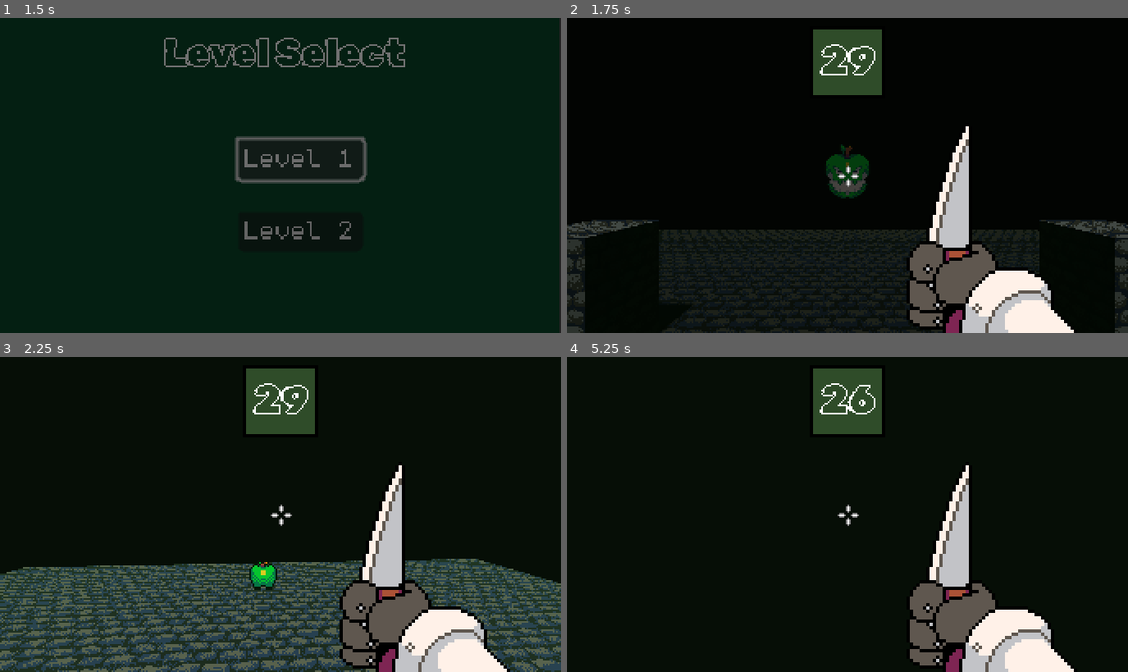
Above: before the commit, frames 1-4 (two rows, left to right).
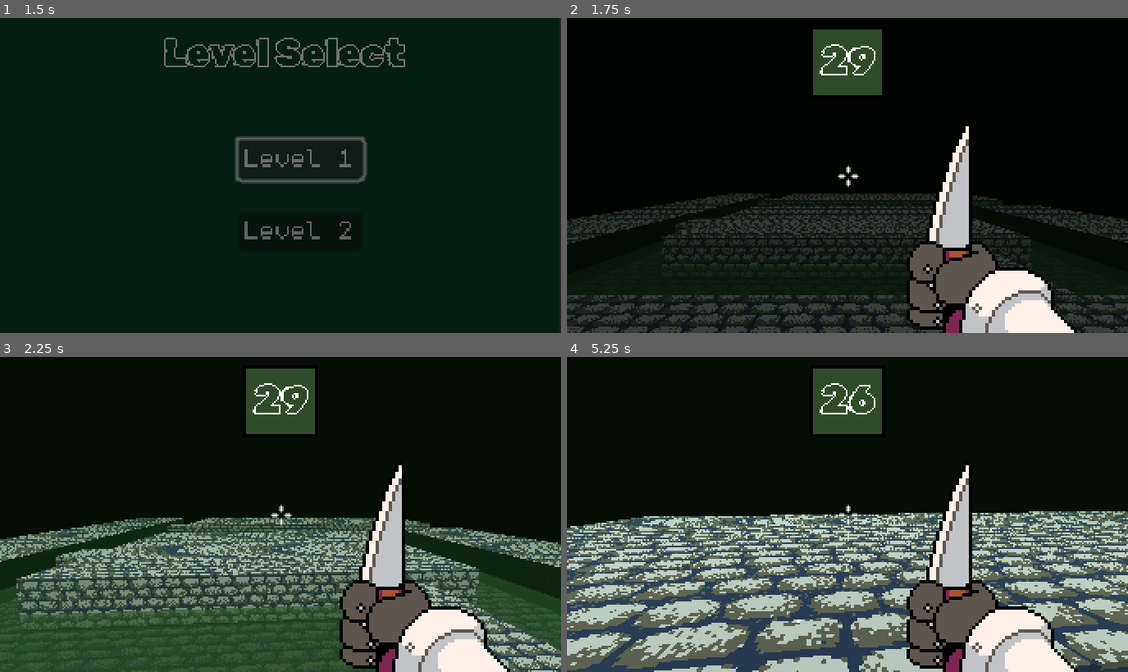
Above: after the commit, the same moments.

Repository: svilinskis1/magic-maker-game
Game: Godot game, scene res://scenes/title.tscn
The game is run twice, just before and just after one commit, with the same random seed, the same clock (stepped at 60 frames per second) and the same inputs.
Inputs (mouse positions are in pixels of both pictures, inside the frame that each line leads up to):
- Up to frame 1 (1.5 s): click "Play" at 0.5 s; click "Level 1" at 1.25 s
- Up to frame 2 (1.75 s): no input
- Up to frame 3 (2.25 s): tap Enter (ui_accept) at 2 s; move the mouse to (308, 514) at 2.02 s; hold W (forward) from 2.03 s (still down); click (308, 514) at 2.1 s
- Up to frame 4 (5.25 s): keep holding W (forward); tap Space (jump) at 2.27, 3.02, 4.52 s; move the mouse to (819, 514) at 2.77 s; click (819, 514) at 2.85 s; move the mouse to (858, 508) at 3.52 s; click (858, 508) at 3.6 s; move the mouse to (841, 520) at 4.27 s; click (841, 520) at 4.35 s; tap Enter (ui_accept) at 5 s; move the mouse to (886, 517) at 5.02 s; click (886, 517) at 5.1 s

Frame 1 is identical in both runs. In frame 2, 11% of the frame differs, in the area x 0-100%, y 40-100%; in frame 3, 33%; in frame 4, 42%, in the area x 0-100%, y 48-100%.

Commit message:
Level design + enemy spawners

Diff:
--- a/scenes/apple.tscn
+++ b/scenes/apple.tscn
@@ -8,6 +8,8 @@
 height = 1.01449
 
 [node name="Apple" type="CharacterBody3D"]
+collision_layer = 2
+collision_mask = 3
 script = ExtResource("1_ng8ap")
 
 [node name="CollisionShape3D" type="CollisionShape3D" parent="."]
@@ -15,9 +17,10 @@
 shape = SubResource("CapsuleShape3D_mtiy4")
 
 [node name="Area3D" type="Area3D" parent="."]
+transform = Transform3D(1, 0, 0, 0, 1, 0, 0, 0, 1, 0, 1, 0)
 
 [node name="CollisionArea" type="CollisionShape3D" parent="Area3D"]
-transform = Transform3D(1, 0, 0, 0, 1, 0, 0, 0, 1, -0.00766087, 1.09658, 0)
+transform = Transform3D(1, 0, 0, 0, 1, 0, 0, 0, 1, -0.00766087, 0.09658, 0)
 shape = SubResource("CapsuleShape3D_mtiy4")
 
 [node name="Sprite3D" type="Sprite3D" parent="."]
@@ -25,3 +28,5 @@
 billboard = 2
 texture_filter = 0
 texture = ExtResource("2_h7agl")
+
+[connection signal="area_entered" from="Area3D" to="." method="_on_area_3d_area_entered"]
--- a/scenes/level1.tscn
+++ b/scenes/level1.tscn
@@ -1,40 +1,20 @@
-[gd_scene load_steps=18 format=3 uid="uid://ikktrcdsgqui"]
+[gd_scene load_steps=14 format=3 uid="uid://ikktrcdsgqui"]
 
 [ext_resource type="Script" path="res://scripts/level1.gd" id="1_ejo2c"]
 [ext_resource type="PackedScene" uid="uid://ba6uwlxv4j5ev" path="res://scenes/player.tscn" id="1_p6diu"]
 [ext_resource type="PackedScene" uid="uid://cfubs5p3vky71" path="res://scenes/apple.tscn" id="2_3aokm"]
-[ext_resource type="Texture2D" uid="uid://djw77ikaw55jc" path="res://assets/textures/floor.png" id="3_614ur"]
 [ext_resource type="PackedScene" uid="uid://vrewddidrnvg" path="res://scenes/spaghetti.tscn" id="4_0uv3y"]
-[ext_resource type="Texture2D" uid="uid://tba8at7sr3kg" path="res://assets/textures/wall.png" id="4_capob"]
 [ext_resource type="FontFile" uid="uid://daskbkbie80jl" path="res://assets/fonts/RubikDoodleShadow-Regular.ttf" id="5_7nx4w"]
+[ext_resource type="PackedScene" uid="uid://lf7r3yksicqd" path="res://scenes/spawner.tscn" id="6_abxav"]
+[ext_resource type="PackedScene" uid="uid://cw63v4bgeton" path="res://scenes/level_plane.tscn" id="8_n16yl"]
+[ext_resource type="PackedScene" uid="uid://cesvyf17crp58" path="res://scenes/water.tscn" id="9_aeb3c"]
+[ext_resource type="PackedScene" uid="uid://8jsq7rinl8av" path="res://scenes/level_cube.tscn" id="9_towi5"]
 
-[sub_resource type="StandardMaterial3D" id="StandardMaterial3D_kwuwi"]
-albedo_texture = ExtResource("3_614ur")
-uv1_scale = Vector3(20, 20, 20)
-texture_filter = 0
+[sub_resource type="PlaneMesh" id="PlaneMesh_ncie2"]
 
-[sub_resource type="PlaneMesh" id="PlaneMesh_842up"]
-material = SubResource("StandardMaterial3D_kwuwi")
+[sub_resource type="StandardMaterial3D" id="StandardMaterial3D_5e7kx"]
 
-[sub_resource type="StandardMaterial3D" id="StandardMaterial3D_op2ua"]
-albedo_texture = ExtResource("4_capob")
-uv1_scale = Vector3(4, 4, 4)
-texture_filter = 0
-
-[sub_resource type="BoxMesh" id="BoxMesh_et1rb"]
-material = SubResource("StandardMaterial3D_op2ua")
-
-[sub_resource type="BoxShape3D" id="BoxShape3D_do27a"]
-
-[sub_resource type="ConcavePolygonShape3D" id="ConcavePolygonShape3D_fdogv"]
-data = PackedVector3Array(-0.5, 0.5, 0.5, 0.5, 0.5, 0.5, -0.5, -0.5, 0.5, 0.5, 0.5, 0.5, 0.5, -0.5, 0.5, -0.5, -0.5, 0.5, 0.5, 0.5, -0.5, -0.5, 0.5, -0.5, 0.5, -0.5, -0.5, -0.5, 0.5, -0.5, -0.5, -0.5, -0.5, 0.5, -0.5, -0.5, 0.5, 0.5, 0.5, 0.5, 0.5, -0.5, 0.5, -0.5, 0.5, 0.5, 0.5, -0.5, 0.5, -0.5, -0.5, 0.5, -0.5, 0.5, -0.5, 0.5, -0.5, -0.5, 0.5, 0.5, -0.5, -0.5, -0.5, -0.5, 0.5, 0.5, -0.5, -0.5, 0.5, -0.5, -0.5, -0.5, 0.5, 0.5, 0.5, -0.5, 0.5, 0.5, 0.5, 0.5, -0.5, -0.5, 0.5, 0.5, -0.5, 0.5, -0.5, 0.5, 0.5, -0.5, -0.5, -0.5, 0.5, 0.5, -0.5, 0.5, -0.5, -0.5, -0.5, 0.5, -0.5, 0.5, 0.5, -0.5, -0.5, -0.5, -0.5, -0.5)
-
-[sub_resource type="BoxShape3D" id="BoxShape3D_cdair"]
-
-[sub_resource type="BoxShape3D" id="BoxShape3D_6fspp"]
-
-[sub_resource type="BoxShape3D" id="BoxShape3D_1utch"]
-size = Vector3(2.03889, 0.0736015, 2.04815)
+[sub_resource type="StandardMaterial3D" id="StandardMaterial3D_ll377"]
 
 [sub_resource type="Environment" id="Environment_mfeqm"]
 background_mode = 1
@@ -48,59 +28,73 @@
 script = ExtResource("1_ejo2c")
 
 [node name="Player" parent="." instance=ExtResource("1_p6diu")]
-
-[node name="apple" parent="." instance=ExtResource("2_3aokm")]
-transform = Transform3D(1, 0, 0, 0, 1, 0, 0, 0, 1, 0, 0.5, -4.34081)
-
-[node name="spaghetti" parent="." instance=ExtResource("4_0uv3y")]
-transform = Transform3D(1, 0, 0, 0, 1, 0, 0, 0, 1, 3.48578, 0, 0)
+transform = Transform3D(1, 0, 0, 0, 1, 0, 0, 0, 1, 0, 1.09937, 7.13078)
 
 [node name="Environment" type="Node3D" parent="."]
 
-[node name="Ground" type="MeshInstance3D" parent="Environment"]
-transform = Transform3D(5.34541, 0, 0, 0, 1, 0, 0, 0, 5.91647, 0, 0, 0)
-mesh = SubResource("PlaneMesh_842up")
+[node name="LevelPlane" parent="Environment" instance=ExtResource("8_n16yl")]
+transform = Transform3D(10, 0, 0, 0, 1, 0, 0, 0, 10, 0, 0, 0)
+skeleton = NodePath("../..")
 
-[node name="MeshInstance3D" type="MeshInstance3D" parent="Environment/Ground"]
-transform = Transform3D(-0.119717, 0, 0, 0, 1.18101, 0, 0, 0, 0.0931266, -0.396511, 0.517344, -0.28377)
-mesh = SubResource("BoxMesh_et1rb")
+[node name="KitchenFloor" parent="Environment" instance=ExtResource("8_n16yl")]
+transform = Transform3D(2.095, 0, 0, 0, 0.850068, 0, 0, 0, 1.6039, 0, 1.06808, 7.91407)
+mesh = SubResource("PlaneMesh_ncie2")
+surface_material_override/0 = SubResource("StandardMaterial3D_5e7kx")
 
-[node name="StaticBody3D" type="StaticBody3D" parent="Environment/Ground/MeshInstance3D"]
+[node name="LevelCube3" parent="Environment/KitchenFloor" instance=ExtResource("9_towi5")]
+transform = Transform3D(0.384465, 0, 0, 0, 1.75541, 0, 0, 0, 0.334364, -0.8001, 0.911801, -0.708134)
+skeleton = NodePath("../..")
+surface_material_override/0 = SubResource("StandardMaterial3D_ll377")
 
-[node name="CollisionShape3D" type="CollisionShape3D" parent="Environment/Ground/MeshInstance3D/StaticBody3D"]
-shape = SubResource("BoxShape3D_do27a")
+[node name="LevelCube4" parent="Environment/KitchenFloor" instance=ExtResource("9_towi5")]
+transform = Transform3D(2, 0, 0, 0, 1, 0, 0, 0, 0.392667, -0.00353456, 0.536801, 0.809333)
+skeleton = NodePath("../LevelCube3")
+surface_material_override/0 = SubResource("StandardMaterial3D_ll377")
 
-[node name="MeshInstance3D2" type="MeshInstance3D" parent="Environment/Ground"]
-transform = Transform3D(-0.119717, 0, 0, 0, 1.18101, 0, 0, 0, 0.0931266, 0.402499, 0.517344, -0.28377)
-mesh = SubResource("BoxMesh_et1rb")
+[node name="LevelCube5" parent="Environment/KitchenFloor" instance=ExtResource("9_towi5")]
+transform = Transform3D(-6.95887e-08, 0, -0.333333, 0, 1, 0, 1.592, 0, -1.45705e-08, 0.836107, 0.536801, -0.1942)
+skeleton = NodePath("../LevelCube3")
+surface_material_override/0 = SubResource("StandardMaterial3D_ll377")
 
-[node name="StaticBody3D" type="StaticBody3D" parent="Environment/Ground/MeshInstance3D2"]
+[node name="LevelCube" parent="Environment" instance=ExtResource("9_towi5")]
+transform = Transform3D(3.532, 0, 0, 0, -1, 3.01992e-06, 0, -1.50996e-07, -20, -8.18433, 0.536802, -0.104583)
+skeleton = NodePath("../..")
 
-[node name="CollisionShape3D" type="CollisionShape3D" parent="Environment/Ground/MeshInstance3D2/StaticBody3D"]
-shape = SubResource("ConcavePolygonShape3D_fdogv")
+[node name="LevelCube2" parent="Environment" instance=ExtResource("9_towi5")]
+transform = Transform3D(14.5863, 0, 0, 0, -1, 3.55508e-07, 0, -8.74228e-08, -4.06654, 2.62056, 0.536801, -7.89363)
+skeleton = NodePath("../..")
 
-[node name="MeshInstance3D3" type="MeshInstance3D" parent="Environment/Ground"]
-transform = Transform3D(-0.119717, 0, 0, 0, 1.18101, 0, 0, 0, 0.0931266, 0.402499, 0.517344, 0.486334)
-mesh = SubResource("BoxMesh_et1rb")
+[node name="LevelCube3" parent="Environment" instance=ExtResource("9_towi5")]
+transform = Transform3D(9.33267, 0, 0, 0, -1, 4.59979e-07, 0, -8.74228e-08, -5.26154, -0.0337646, 0.536801, -0.683294)
+skeleton = NodePath("../..")
 
-[node name="StaticBody3D" type="StaticBody3D" parent="Environment/Ground/MeshInstance3D3"]
+[node name="LevelCube4" parent="Environment" instance=ExtResource("9_towi5")]
+transform = Transform3D(3.41403, 0, 0, 0, -1, 1.21284e-06, 0, -8.74228e-08, -13.8733, 8.2388, 0.536801, 3.04606)
+skeleton = NodePath("../..")
 
-[node name="CollisionShape3D" type="CollisionShape3D" parent="Environment/Ground/MeshInstance3D3/StaticBody3D"]
-shape = SubResource("BoxShape3D_cdair")
+[node name="LevelCube5" parent="Environment" instance=ExtResource("9_towi5")]
+transform = Transform3D(11.2212, 0, 0, 0, -1, 4.76489e-07, 0, -8.74228e-08, -5.4504, 0.898505, 0.536801, 7.17309)
+skeleton = NodePath("../..")
 
-[node name="MeshInstance3D4" type="MeshInstance3D" parent="Environment/Ground"]
-transform = Transform3D(-0.119717, 0, 0, 0, 1.18101, 0, 0, 0, 0.0931266, -0.455977, 0.517344, 0.486335)
-mesh = SubResource("BoxMesh_et1rb")
+[node name="LevelCube6" parent="Environment" instance=ExtResource("9_towi5")]
+transform = Transform3D(1, 0, 0, 0, -0.5, 4.04518e-07, 0, -7.54979e-08, -2.679, 2.98977, 0.536801, 3.20564)
+skeleton = NodePath("../..")
 
-[node name="StaticBody3D" type="StaticBody3D" parent="Environment/Ground/MeshInstance3D4"]
+[node name="LevelCube7" parent="Environment" instance=ExtResource("9_towi5")]
+transform = Transform3D(2.043, 0, 0, 0, -0.5, 1.50996e-07, 0, -7.54979e-08, -1, -5.52159, 0.536801, -1.03)
+skeleton = NodePath("../..")
 
-[node name="CollisionShape3D" type="CollisionShape3D" parent="Environment/Ground/MeshInstance3D4/StaticBody3D"]
-shape = SubResource("BoxShape3D_6fspp")
+[node name="LevelCube8" parent="Environment" instance=ExtResource("9_towi5")]
+transform = Transform3D(2.078, 0, 0, 0, -0.5, 1.50996e-07, 0, -7.54979e-08, -1, -5.62772, 0.536801, 6.88265)
+skeleton = NodePath("../..")
 
-[node name="StaticBody3D" type="StaticBody3D" parent="Environment/Ground"]
+[node name="LevelCube9" parent="Environment" instance=ExtResource("9_towi5")]
+transform = Transform3D(1, 0, 0, 0, -0.5, 3.52726e-07, 0, -7.54979e-08, -2.336, 8.38593, 0.536801, -4.76225)
+skeleton = NodePath("../..")
 
-[node name="CollisionShape3D" type="CollisionShape3D" parent="Environment/Ground/StaticBody3D"]
-shape = SubResource("BoxShape3D_1utch")
+[node name="LevelCube10" parent="Environment" instance=ExtResource("9_towi5")]
+transform = Transform3D(2.217, 0, 0, 0, -0.5, 1.50996e-07, 0, -7.54979e-08, -1, -5.56426, 0.536801, -8.04052)
+skeleton = NodePath("../..")
 
 [node name="WorldEnvironment" type="WorldEnvironment" parent="."]
 environment = SubResource("Environment_mfeqm")
@@ -138,4 +132,15 @@
 theme_override_font_sizes/font_size = 24
 text = "99"
 
+[node name="Spawner" parent="." instance=ExtResource("6_abxav")]
+transform = Transform3D(1, 0, 0, 0, 1, 0, 0, 0, 1, -8.53865, 1.0368, -4.11009)
+enemy_scene = ExtResource("2_3aokm")
+
+[node name="Spawner2" parent="." instance=ExtResource("6_abxav")]
+transform = Transform3D(1, 0, 0, 0, 1, 0, 0, 0, 1, 3.68836, 1.0368, -6.00596)
+enemy_scene = ExtResource("4_0uv3y")
+
+[node name="Water" parent="." instance=ExtResource("9_aeb3c")]
+transform = Transform3D(19.1571, 0, 0, 0, 1, 0, 0, 0, 18.4676, 0.194698, 0.334886, 0.37243)
+
 [connection signal="timeout" from="UI/Timer" to="." method="_on_timer_timeout"]
--- /dev/null
+++ b/scenes/level_cube.tscn
@@ -0,0 +1,24 @@
+[gd_scene load_steps=5 format=3 uid="uid://8jsq7rinl8av"]
+
+[ext_resource type="Texture2D" uid="uid://tba8at7sr3kg" path="res://assets/textures/wall.png" id="1_f7ty0"]
+
+[sub_resource type="StandardMaterial3D" id="StandardMaterial3D_32wxb"]
+albedo_texture = ExtResource("1_f7ty0")
+uv1_triplanar = true
+uv1_world_triplanar = true
+texture_filter = 0
+
+[sub_resource type="BoxMesh" id="BoxMesh_xxw4i"]
+lightmap_size_hint = Vector2i(14, 21)
+material = SubResource("StandardMaterial3D_32wxb")
+
+[sub_resource type="BoxShape3D" id="BoxShape3D_ta2wl"]
+
+[node name="LevelCube" type="MeshInstance3D"]
+transform = Transform3D(1, 0, 0, 0, -1, 8.74228e-08, 0, -8.74228e-08, -1, 0, 0.5, 0)
+mesh = SubResource("BoxMesh_xxw4i")
+
+[node name="CubeBody" type="StaticBody3D" parent="."]
+
+[node name="CubeCollision" type="CollisionShape3D" parent="CubeBody"]
+shape = SubResource("BoxShape3D_ta2wl")
--- /dev/null
+++ b/scenes/level_plane.tscn
@@ -0,0 +1,24 @@
+[gd_scene load_steps=5 format=3 uid="uid://cw63v4bgeton"]
+
+[ext_resource type="Texture2D" uid="uid://djw77ikaw55jc" path="res://assets/textures/floor.png" id="1_cyp05"]
+
+[sub_resource type="StandardMaterial3D" id="StandardMaterial3D_kwuwi"]
+albedo_texture = ExtResource("1_cyp05")
+uv1_triplanar = true
+uv1_world_triplanar = true
+texture_filter = 0
+
+[sub_resource type="PlaneMesh" id="PlaneMesh_6njo3"]
+material = SubResource("StandardMaterial3D_kwuwi")
+
+[sub_resource type="BoxShape3D" id="BoxShape3D_r7bqr"]
+size = Vector3(2.03889, 0.0736015, 2.04815)
+
+[node name="LevelPlane" type="MeshInstance3D"]
+transform = Transform3D(5, 0, 0, 0, 1, 0, 0, 0, 5, 0, 0, 0)
+mesh = SubResource("PlaneMesh_6njo3")
+
+[node name="PlaneBody" type="StaticBody3D" parent="."]
+
+[node name="PlaneCollision" type="CollisionShape3D" parent="PlaneBody"]
+shape = SubResource("BoxShape3D_r7bqr")
--- a/scenes/pickup.tscn
+++ b/scenes/pickup.tscn
@@ -6,8 +6,12 @@
 [sub_resource type="SphereShape3D" id="SphereShape3D_15x4i"]
 radius = 0.230065
 
-[node name="pickup" type="Node3D"]
+[node name="pickup" type="RigidBody3D"]
+collision_layer = 2
 script = ExtResource("1_7sof1")
+
+[node name="CollisionShape3D" type="CollisionShape3D" parent="."]
+shape = SubResource("SphereShape3D_15x4i")
 
 [node name="sprite" type="Sprite3D" parent="."]
 pixel_size = 0.0025
@@ -18,7 +22,6 @@
 [node name="pickupArea" type="Area3D" parent="."]
 
 [node name="CollisionShape3D" type="CollisionShape3D" parent="pickupArea"]
-transform = Transform3D(1, 0, 0, 0, 1, 0, 0, 0, 1, 0, -0.0111486, 0)
 shape = SubResource("SphereShape3D_15x4i")
 
 [connection signal="area_entered" from="pickupArea" to="." method="_on_area_3d_area_entered"]
--- a/scenes/player.tscn
+++ b/scenes/player.tscn
@@ -20,7 +20,6 @@
 
 [node name="Player" type="CharacterBody3D"]
 collision_layer = 2
-collision_mask = 3
 script = ExtResource("1_7dwxx")
 
 [node name="PlayerArea" type="Area3D" parent="."]
@@ -36,6 +35,7 @@
 [node name="RayCast3D" type="RayCast3D" parent="."]
 transform = Transform3D(1, 0, 0, 0, 1, 0, 0, 0, 1, 0, 1.5, 0)
 target_position = Vector3(0, 0, -1000)
+collision_mask = 3
 
 [node name="Camera3D" type="Camera3D" parent="."]
 transform = Transform3D(1, 0, 0, 0, 1, 0, 0, 0, 1, 0, 1.5, 0)
@@ -62,3 +62,6 @@
 [node name="AudioStreamPlayer" type="AudioStreamPlayer" parent="."]
 stream = ExtResource("4_rfoxf")
 bus = &"SFX"
+
+[connection signal="area_entered" from="PlayerArea" to="." method="_on_player_area_area_entered"]
+[connection signal="area_exited" from="PlayerArea" to="." method="_on_player_area_area_exited"]
--- a/scenes/spaghetti.tscn
+++ b/scenes/spaghetti.tscn
@@ -8,6 +8,8 @@
 radius = 0.684586
 
 [node name="spaghetti" type="CharacterBody3D"]
+collision_layer = 2
+collision_mask = 3
 script = ExtResource("1_egv3l")
 
 [node name="Sprite3D" type="Sprite3D" parent="."]
@@ -19,3 +21,12 @@
 [node name="CollisionShape3D" type="CollisionShape3D" parent="."]
 transform = Transform3D(1, 0, 0, 0, 1, 0, 0, 0, 1, 0, 0.963687, 0)
 shape = SubResource("CylinderShape3D_ay12y")
+
+[node name="Area3D" type="Area3D" parent="."]
+transform = Transform3D(1, 0, 0, 0, 1, 0, 0, 0, 1, 0, 1, 0)
+
+[node name="CollisionArea" type="CollisionShape3D" parent="Area3D"]
+transform = Transform3D(1, 0, 0, 0, 1, 0, 0, 0, 1, 0, -0.072626, 0)
+shape = SubResource("CylinderShape3D_ay12y")
+
+[connection signal="area_entered" from="Area3D" to="." method="_on_area_3d_area_entered"]
--- /dev/null
+++ b/scenes/spawner.tscn
@@ -0,0 +1,12 @@
+[gd_scene load_steps=2 format=3 uid="uid://lf7r3yksicqd"]
+
+[ext_resource type="Script" path="res://scripts/Spawner.gd" id="1_4rtxg"]
+
+[node name="Spawner" type="Area3D"]
+script = ExtResource("1_4rtxg")
+
+[node name="Timer" type="Timer" parent="."]
+wait_time = 5.0
+autostart = true
+
+[connection signal="timeout" from="Timer" to="." method="_on_timer_timeout"]
--- /dev/null
+++ b/scenes/water.tscn
@@ -0,0 +1,20 @@
+[gd_scene load_steps=4 format=3 uid="uid://cesvyf17crp58"]
+
+[sub_resource type="PlaneMesh" id="PlaneMesh_bhnsi"]
+size = Vector2(1, 1)
+
+[sub_resource type="StandardMaterial3D" id="StandardMaterial3D_6nl38"]
+transparency = 1
+albedo_color = Color(0.121569, 0.270588, 0.0705882, 0.607843)
+
+[sub_resource type="BoxShape3D" id="BoxShape3D_lxbhk"]
+
+[node name="Water" type="MeshInstance3D"]
+mesh = SubResource("PlaneMesh_bhnsi")
+surface_material_override/0 = SubResource("StandardMaterial3D_6nl38")
+
+[node name="WaterArea" type="Area3D" parent="."]
+transform = Transform3D(1, 0, 0, 0, 2, 0, 0, 0, 1, 0, -1, 0)
+
+[node name="CollisionShape3D" type="CollisionShape3D" parent="WaterArea"]
+shape = SubResource("BoxShape3D_lxbhk")
--- /dev/null
+++ b/scripts/Spawner.gd
@@ -0,0 +1,20 @@
+extends Area3D
+
+@export var enemy_scene: PackedScene
+
+# Called when the node enters the scene tree for the first time.
+func _ready():
+	pass # Replace with function body.
+
+
+# Called every frame. 'delta' is the elapsed time since the previous frame.
+func _process(delta):
+	pass
+
+
+func _on_timer_timeout():
+
+	if(enemy_scene && get_child_count() < 20):
+		var enemy = enemy_scene.instantiate()
+		enemy.position = Vector3(position.x + randf_range(-0.05, 0.05), position.y, position.z + randf_range(-0.05, 0.05))
+		add_child(enemy)
--- a/scripts/apple.gd
+++ b/scripts/apple.gd
@@ -13,11 +13,15 @@
 		return
 
 	var dir = player.global_position - global_position
-	dir.y = 0.0
 	dir = dir.normalized()
 
 	velocity = dir * move_speed
 	move_and_slide()
+
+func _process(delta):
+	if(dead && get_child_count() == 0):
+		remove_child(self)
+		queue_free()
 
 
 func _on_area_3d_area_entered(area):
@@ -27,6 +31,7 @@
 func kill():
 	dead = true
 	$CollisionShape3D.disabled = true
+	$Area3D/CollisionArea.disabled = true
 	$Sprite3D.visible = false
 	var pickup = preload("res://scenes/pickup.tscn")
 	var pickup_object = pickup.instantiate()
--- a/scripts/pickup.gd
+++ b/scripts/pickup.gd
@@ -1,5 +1,7 @@
-extends Node3D
+extends RigidBody3D
+
 var type
+var gravity = ProjectSettings.get_setting("physics/3d/default_gravity")
 
 func initialize(_type):
 	type = _type
@@ -21,6 +23,10 @@
 func _process(delta):
 	pass
 
+func _physics_process(delta):
+
+	linear_velocity.y -= gravity * delta
+
 func _on_area_3d_area_entered(area):
 	if area.name == "PlayerArea":
 		match type:
@@ -32,4 +38,5 @@
 				global.spag_collected += 1
 				print("picked up spag")
 
+		remove_child(self)
 		queue_free()
--- a/scripts/player.gd
+++ b/scripts/player.gd
@@ -5,6 +5,8 @@
 const SPEED = 5.0
 const MOUSE_SENS = 0.5
 const JUMP_VELOCITY = 4.5
+
+var inWater = false
 
 var gravity = ProjectSettings.get_setting("physics/3d/default_gravity")
 
@@ -52,6 +54,11 @@
 		velocity.x = move_toward(velocity.x, 0, SPEED)
 		velocity.z = move_toward(velocity.z, 0, SPEED)
 
+	if(inWater):
+		velocity.x = velocity.x / 2
+		velocity.y = velocity.y / 1.2
+		velocity.z = velocity.z / 2
+
 	move_and_slide()
 
 
@@ -72,3 +79,16 @@
 	dead = true
 	Input.mouse_mode = Input.MOUSE_MODE_VISIBLE
 	transition.change_scene("res://scenes/game over.tscn")
+
+
+
+
+func _on_player_area_area_entered(area):
+	if area.name == "WaterArea":
+		inWater = true
+
+
+
+func _on_player_area_area_exited(area):
+		if area.name == "WaterArea":
+			inWater = false
--- a/scripts/spaghetti.gd
+++ b/scripts/spaghetti.gd
@@ -5,6 +5,9 @@
 
 @onready var player = global.player
 var dead = false
+var inWater = false
+
+var gravity = ProjectSettings.get_setting("physics/3d/default_gravity")
 
 func _physics_process(delta):
 	if dead:
@@ -12,21 +15,40 @@
 	if player == null:
 		return
 
+	velocity.y -= gravity * delta
+
 	var dir = player.global_position - global_position
 	dir.y = 0.0
 	dir = dir.normalized()
 
 	velocity = dir * move_speed
+
+	if(inWater):
+		velocity = velocity / 2
+
 	move_and_slide()
+
+func _process(delta):
+	if(dead && get_child_count() == 0):
+		remove_child(self)
+		queue_free()
 
 
 func _on_area_3d_area_entered(area):
 	if area.name == "PlayerArea":
 		player.kill()
 
+	if area.name == "WaterArea":
+		inWater = true
+
+func _on_player_area_area_exited(area):
+		if area.name == "WaterArea":
+			inWater = false
+
 func kill():
 	dead = true
 	$CollisionShape3D.disabled = true
+	$Area3D/CollisionArea.disabled = true
 	$Sprite3D.visible = false
 	var pickup = preload("res://scenes/pickup.tscn")
 	var pickup_object = pickup.instantiate()
Renamed: scenes/CharacterBody3D.gd -> scripts/CharacterBody3D.gd
